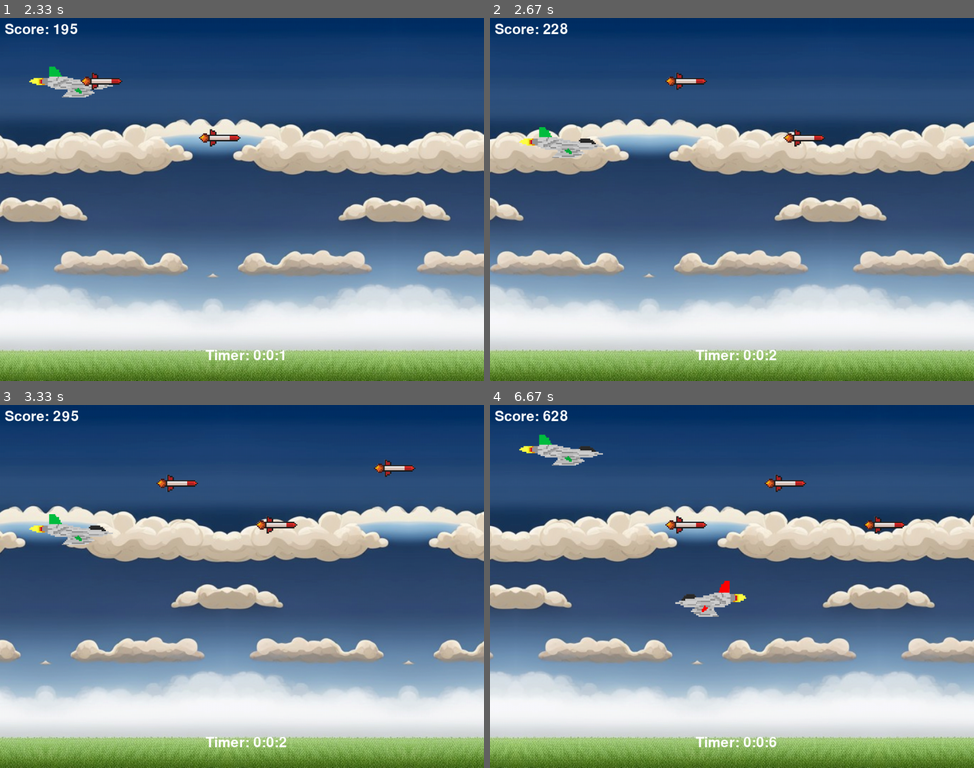
Above: before the commit, frames 1-4 (two rows, left to right).
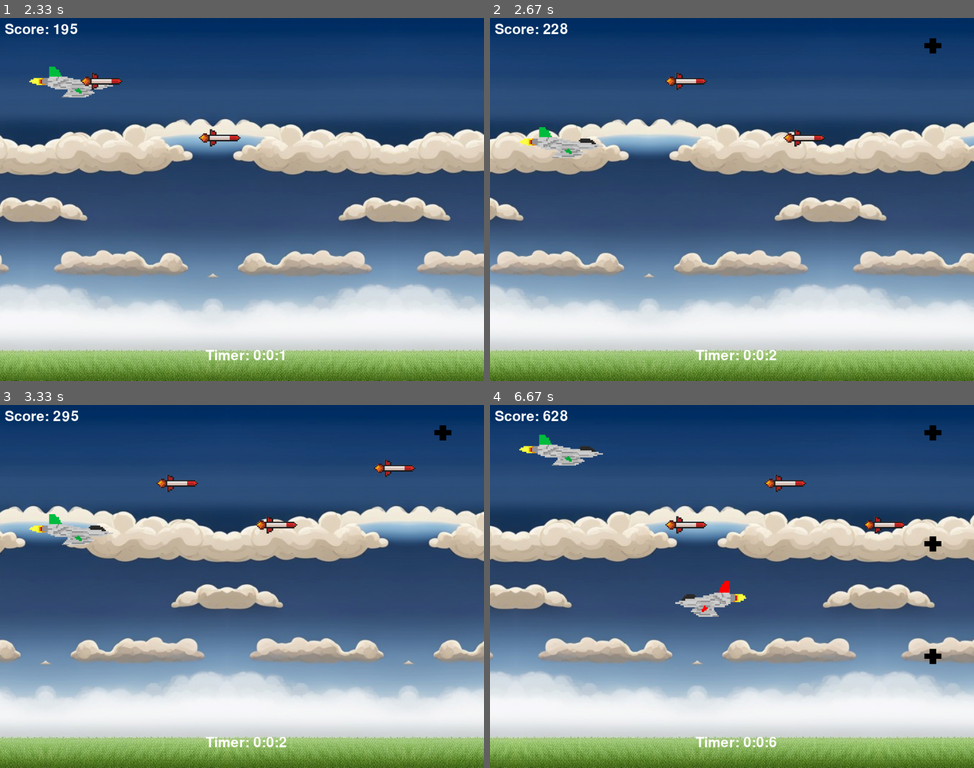
Above: after the commit, the same moments.

Repository: NezirNezirevic1054620/pygame_app
Game: pygame game, started from game.py
Two runs of this game, one before a commit and one after it. Both use one fixed random seed, a clock stepped at 60 frames per second and the inputs below.
Inputs:
- Up to frame 1 (2.33 s): tap P at 0.33 s; tap Space at 0.67, 1.9, 2.3 s; hold Up 1-1.47 s; hold Down 1.5-1.8 s; hold Up 1.83-2.2 s; hold Down from 2.23 s (still down)
- Up to frame 2 (2.67 s): release Down at 2.6 s; hold Up from 2.63 s (still down)
- Up to frame 3 (3.33 s): tap Space at 2.7, 3.03 s; release Up at 2.93 s; hold Down 2.97-3.27 s; hold Up from 3.3 s (still down)
- Up to frame 4 (6.67 s): tap Space at 3.37, 3.77, 4.17, 4.5, 4.83, 5.23, 5.63, 5.97, 6.3 s; release Up at 3.67 s; hold Down 3.7-4.07 s; hold Up 4.1-4.4 s; hold Down 4.43-4.73 s; hold Up 4.77-5.13 s; hold Down 5.17-5.53 s; hold Up 5.57-5.87 s; hold Down 5.9-6.2 s; hold Up 6.23-6.6 s; hold Down from 6.63 s (still down)

Frame 1 is identical in both runs. In frame 2, 0.1% of the frame differs, in the area x 89-94%, y 5-10%; in frame 3, 0.1%; in frame 4, 0.3%, in the area x 89-94%, y 5-72%.

Commit message:
functies for powerup have been added

Diff:
--- a/data/score.json
+++ b/data/score.json
@@ -1 +1 @@
-663
+1165
--- a/screens/start_game_screen.py
+++ b/screens/start_game_screen.py
@@ -14,8 +14,10 @@
 plane = pygame.image.load("images/vliegtuigje2.png")
 enemy_image = pygame.transform.scale(
     pygame.image.load("images/vliegtuigje3.png"), (150, 80))
-
+powerup = pygame.image.load("images/power-up-1000.png")
+endgame = pygame.image.load("images/power-up-end.png")
 ENEMY_WIDTH, ENEMY_HEIGHT = 150, 80
+POWERUP_WIDHT, POWERUP_HEIGHT = 40, 40
 meteoriet = pygame.image.load('images/meteoriet.png')
 score_json = "data/score.json"
 
@@ -38,6 +40,17 @@
     canvas.blit(enemy_image, (enemy_x, enemy_y))
 
 
+# power-up drawen
+def draw_powerup(canvas, powerup_x, powerup_y):
+    canvas.blit(powerup, (powerup_x, powerup_y))
+
+# power up spawnen
+def generate_powerup_position(SCREEN_WIDTH, SCREEN_HEIGHT):
+    powerup_x = SCREEN_WIDTH - 100
+    powerup_y = random.randint(0, SCREEN_HEIGHT - POWERUP_HEIGHT)
+
+    return powerup_x, powerup_y
+
 # start game scherm
 def start_game_screen(canvas, font, SCREEN_WIDTH, GAME_SPEED, SCREEN_HEIGHT, text_color):
     background = pygame.image.load("images/background.png").convert()
@@ -50,6 +63,9 @@
     # enemy variabelen
     enemies = []
     enemy_spawn_timer = 0
+
+    powerups = []
+    powerup_spawn_timer = 0
 
     # Game loop
     clock = pygame.time.Clock()
@@ -85,6 +101,7 @@
             f'Score: {score // 60}', True, (255, 255, 255))
 
         # Generate enemies
+        powerup_spawn_timer += 1
         enemy_spawn_timer += 1
         if enemy_spawn_timer >= 5 * GAME_SPEED:
             enemy_spawn_timer = 0
@@ -92,7 +109,22 @@
                 SCREEN_WIDTH, SCREEN_HEIGHT)
             enemies.append([enemy_x, enemy_y])
 
+
         updated_enemies = []
+        updated_powerups = []
+        if powerup_spawn_timer >= 2 * GAME_SPEED:
+            powerup_spawn_timer = 0
+            powerup_x, powerup_y = generate_powerup_position(
+                SCREEN_WIDTH, SCREEN_HEIGHT)
+            powerups.append([powerup_x, powerup_y])
+
+        for powerup_x, powerup_y in powerups:
+            powerup_x -= 8
+
+            if powerup_x + POWERUP_WIDHT > 0:
+                draw_powerup(canvas, powerup_x, powerup_y)
+                updated_powerups.append([powerup_x, powerup_y])
+
         for enemy_x, enemy_y in enemies:
             enemy_x -= 8  # beweegt naar links
 
--- a/utils/game_sound.py
+++ b/utils/game_sound.py
@@ -7,7 +7,7 @@
 def background_music():
     background_sound_path = "sounds/bg_sound.mp3"
     mixer.music.load(background_sound_path)
-    mixer.music.set_volume(0.2)
+    mixer.music.set_volume(0.01)
     mixer.music.play(-1)
 
 
